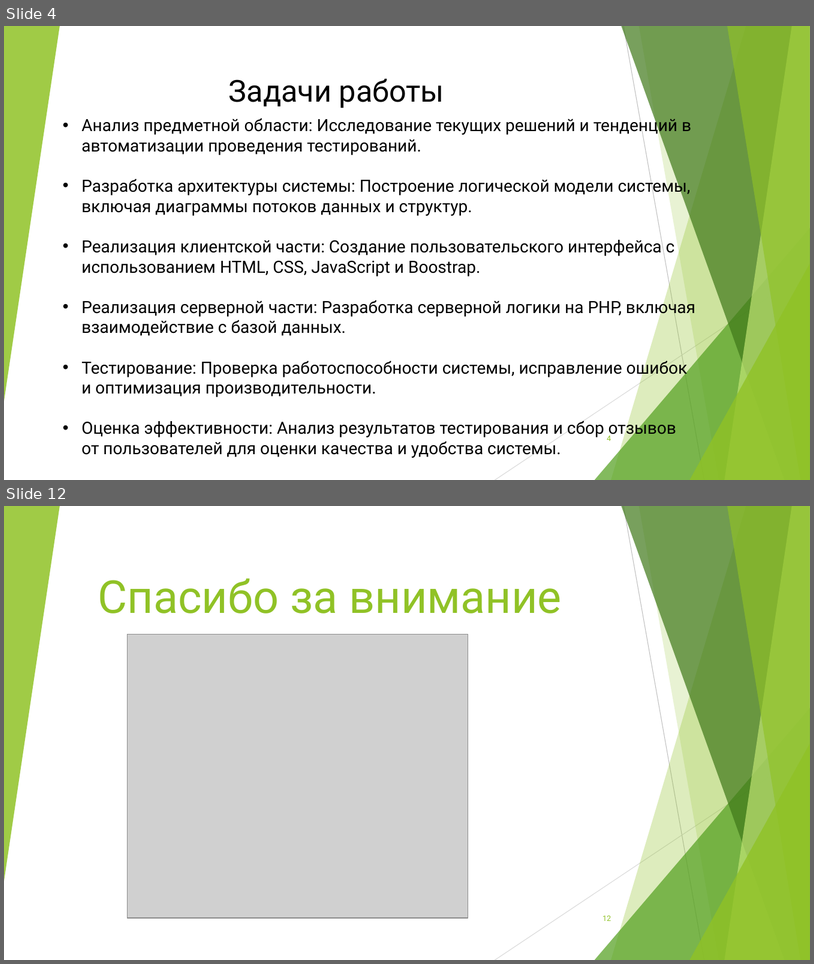
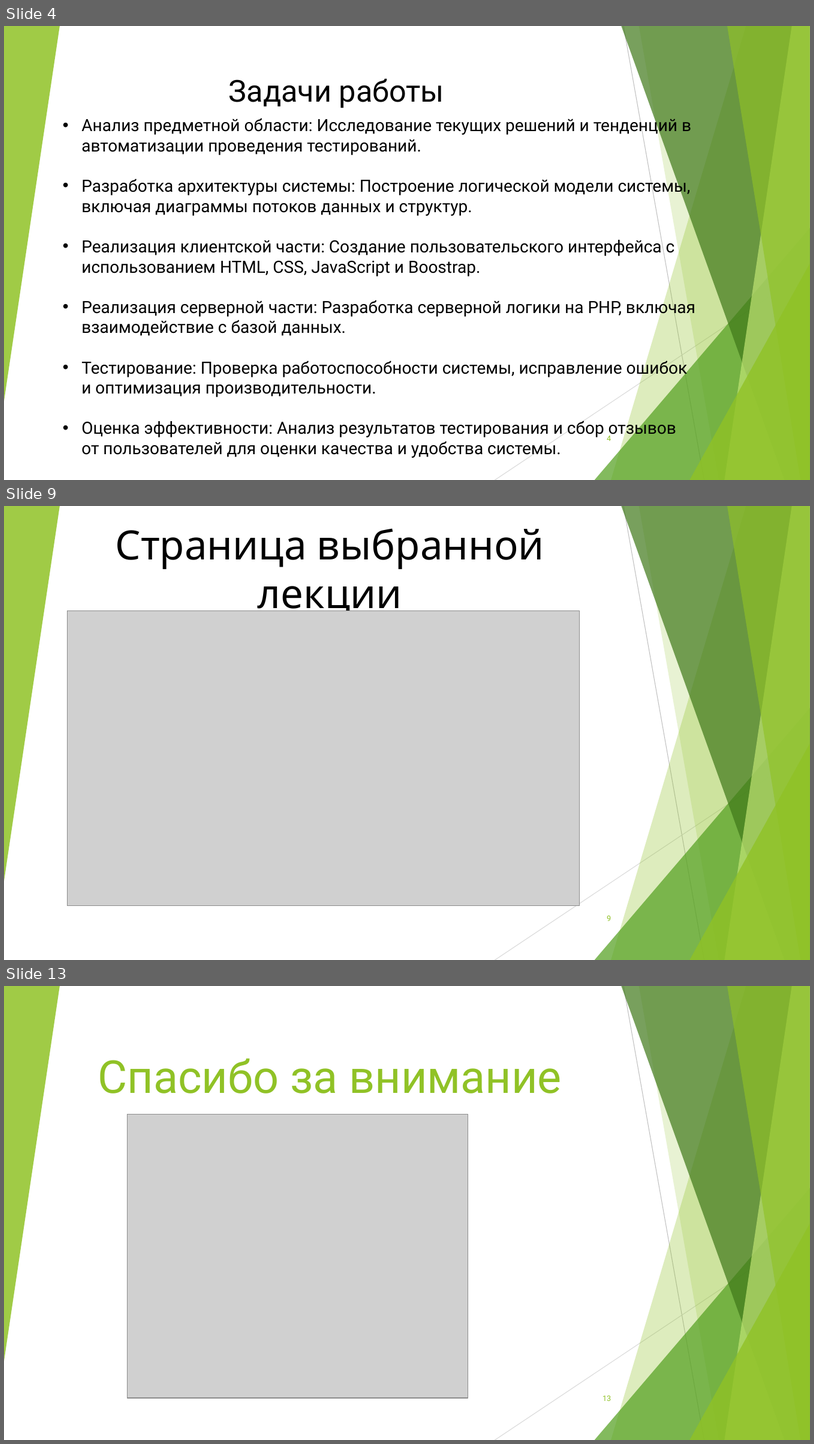
Before and after one commit to vakitari/prDipl, a slide deck: bas.pptx. Shown one above the other, each under a label of ours: slides 4 and 12 before the commit, slides 4, 9 and 13 after it; the slides between them are not shown. The pictures are 814x964 and 814x1444 pixels, drawn with LibreOffice and Linux fonts; fonts in the diff are those of the drawing; grey boxes stand for pictures. Boxes give left, top, right and bottom in pixels: in the first picture for what was removed or moved away, otherwise in the second. Text is boxed around its words. In the diff, an @@ line names an element or a change of style, - is before the commit and + after.

```diff
--- a/bas.pptx
+++ b/bas.pptx
@@ slide 9 added at (x1=4, y1=506, x2=810, y2=960), background #FFFFFF; not listed: 10 template elements that a slide beside it also shows @@
@@ text added at (x1=116, y1=528, x2=545, y2=619), 48 pt, text #000000 @@
+Страница выбранной лекции
@@ picture added at (x1=67, y1=610, x2=579, y2=906) @@
@@ page number added at (x1=607, y1=915, x2=611, y2=921), 9 pt, text #90C226 @@
+9
@@ what was slide 12 is now slide 13 @@
@@ page number at (x1=603, y1=1395, x2=611, y2=1401): text changed @@
-12
+13
```
Also in this commit, not shown: 5 slides changed, 5 other slides added, 5 slides removed, 1 other file.
